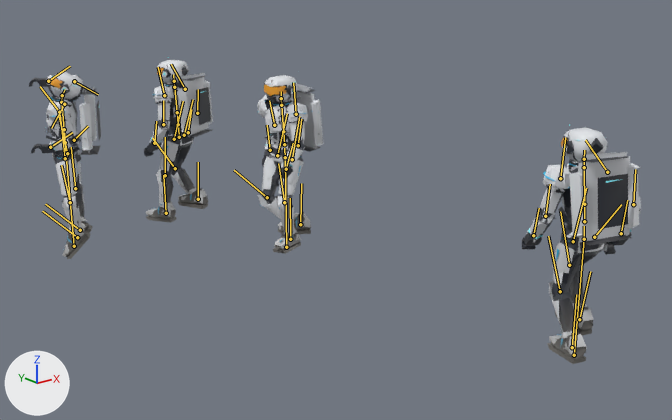
A saved change to the glTF model art/3d/crew/boarding/crew_boarding.glb.
One viewpoint serves both versions: a 50 mm camera at (0.57, 2.06, 3.39) aimed at (5.37, 8.05, 0.99). Every picture has the same lights, and +X, +Y and +Z are marked at lower left. The picture after the commit comes second. Both versions are drawn at frame 41 of the action 'crew_climb'; the numbers are the values there. The bones that change, and the others that lie on the model, are drawn over the model as lines.
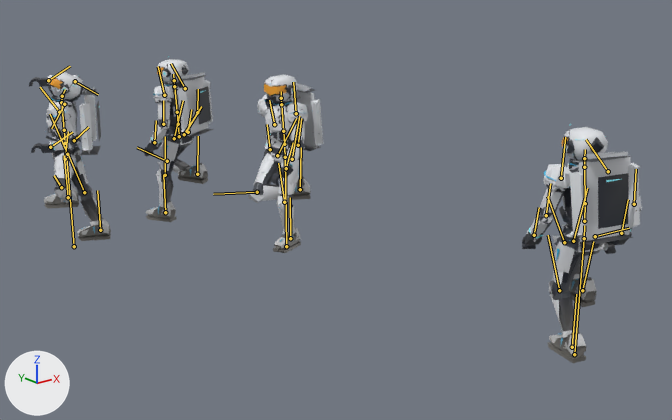
Where the change shows, as pixel boxes (x1, y1, x2, y2) in the pictures (672 x 420 px):
'Mesh_3', posed
    before: (522, 124, 641, 364)
    after: (522, 124, 642, 363)
'Mesh_2', posed (17% wider)
    before: (258, 75, 323, 254)
    after: (248, 74, 324, 253)
'Mesh_0', posed (14% wider, 10% shorter)
    before: (29, 71, 101, 259)
    after: (29, 72, 111, 241)
'Mesh_1', posed
    before: (144, 57, 213, 223)
    after: (144, 56, 213, 222)
bone 'C1_Thigh_L', root to tip
    before: (65, 158) to (60, 114)
    after: (65, 159) to (68, 131)
bone 'C1_Shin_L', root to tip
    before: (70, 202) to (61, 165)
    after: (61, 187) to (54, 175)
bone 'C1_Foot_L', root to tip
    before: (77, 237) to (42, 211)
    after: (68, 197) to (64, 155)
bone 'C1_Thigh_R', root to tip
    before: (67, 153) to (59, 116)
    after: (67, 154) to (50, 114)
bone 'C1_Shin_R', root to tip
    before: (75, 188) to (71, 147)
    after: (84, 192) to (68, 154)
bone 'C1_Foot_R', root to tip
    before: (80, 230) to (45, 204)
    after: (100, 230) to (97, 190)
bone 'C2_Thigh_R', root to tip
    before: (184, 135) to (193, 99)
    after: (184, 134) to (201, 106)
bone 'C2_Shin_R', root to tip
    before: (175, 168) to (152, 138)
    after: (167, 161) to (137, 147)
bone 'C2_Foot_R', root to tip
    before: (198, 199) to (198, 162)
    after: (197, 174) to (198, 136)
bone 'C3_Thigh_R', root to tip
    before: (277, 155) to (287, 113)
    after: (277, 155) to (296, 118)
bone 'C3_Shin_R', root to tip
    before: (267, 197) to (234, 170)
    after: (257, 192) to (213, 194)
bone 'C3_Foot_R', root to tip
    before: (300, 224) to (301, 183)
    after: (300, 189) to (301, 147)
bone 'C4_Thigh_R', root to tip
    before: (594, 237) to (621, 204)
    after: (595, 236) to (629, 228)
bone 'C4_Shin_R', root to tip
    before: (569, 265) to (560, 211)
    after: (564, 242) to (547, 196)
bone 'C4_Foot_R', root to tip
    before: (579, 319) to (590, 271)
    after: (582, 290) to (593, 241)

What the commit changed:
Bone 'C1_Thigh_L' (bone_c1_thigh_l) turns from (79, 86, 97) to (12, 90, 76) degrees about its own x, y and z.
Bone 'C1_Shin_L' (bone_c1_shin_l) turns from (34, 0, 0) to (124, 0, 0) degrees about its own x, y and z.
Bone 'C1_Foot_L' (bone_c1_foot_l) turns from (-48, -73, 92) to (-90, -30, 90) degrees about its own x, y and z.
Bone 'C1_Thigh_R' (bone_c1_thigh_r) turns from (77, -86, -96) to (94, -72, -96) degrees about its own x, y and z.
Bone 'C1_Shin_R' (bone_c1_shin_r) turns from (37, 0, 0) to (1, 0, 0) degrees about its own x, y and z.
Bone 'C1_Foot_R' (bone_c1_foot_r) turns from (-47, 72, -90) to (-16, 92, 2) degrees about its own x, y and z.
Bone 'C2_Thigh_R' (bone_c2_thigh_r) turns from (-22, -8, -2) to (-40, -8, -3) degrees about its own x, y and z.
Bone 'C2_Shin_R' (bone_c2_shin_r) turns from (63, 0, 0) to (114, 0, 0) degrees about its own x, y and z.
Bone 'C2_Foot_R' (bone_c2_foot_r) turns from (-45, 6, -3) to (-79, 5, -6) degrees about its own x, y and z.
Bone 'C3_Thigh_R' (bone_c3_thigh_r) turns from (-31, -40, 23) to (-57, -34, 41) degrees about its own x, y and z.
Bone 'C3_Shin_R' (bone_c3_shin_r) turns from (63, 0, 0) to (120, 0, 0) degrees about its own x, y and z.
Bone 'C3_Foot_R' (bone_c3_foot_r) turns from (-49, -6, -15) to (-89, -29, -8) degrees about its own x, y and z.
Bone 'C4_Thigh_R' (bone_c4_thigh_r) turns from (-43, -9, 3) to (-68, -9, 4) degrees about its own x, y and z.
Bone 'C4_Shin_R' (bone_c4_shin_r) turns from (68, 0, 0) to (112, 0, 0) degrees about its own x, y and z.
Bone 'C4_Foot_R' (bone_c4_foot_r) turns from (-39, 5, -4) to (-58, 3, -7) degrees about its own x, y and z.
